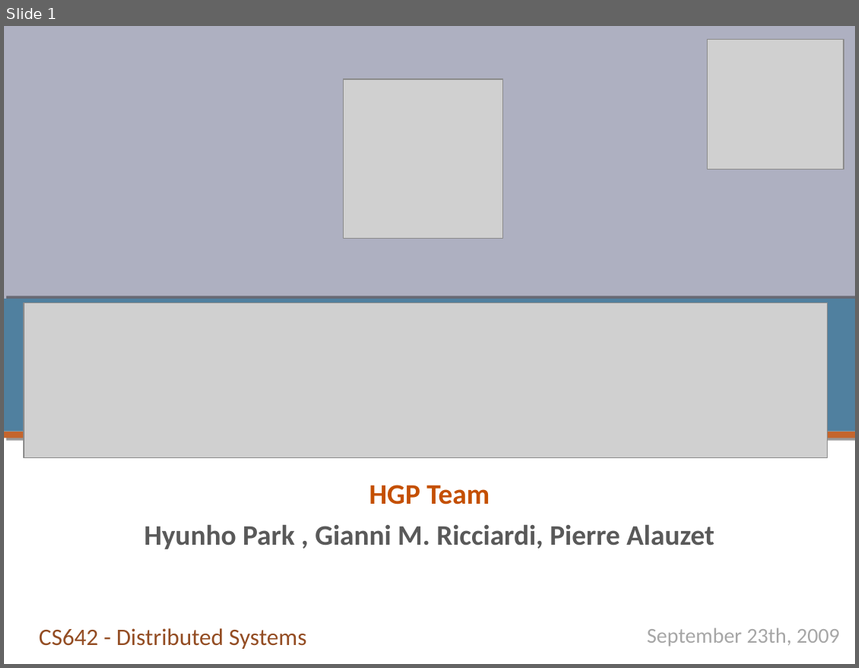
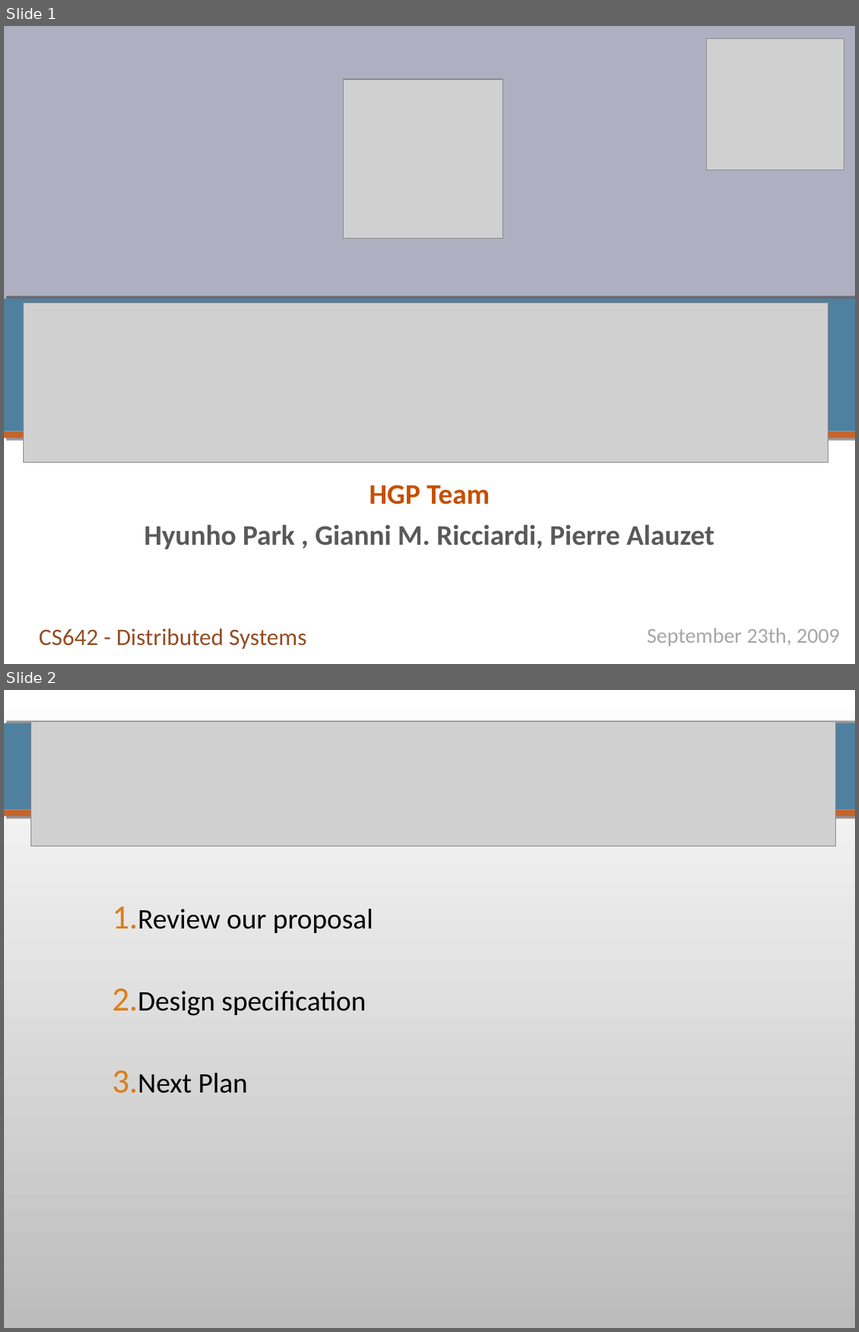
Before and after one commit to pierrealauzet/skemasnet, a slide deck: 2_design/CS462_Skemasnet_design_v2.ppt. Shown one above the other, each under a label of ours: slide 1 before the commit, slides 1 and 2 after it. The pictures are 859x668 and 859x1332 pixels, drawn with LibreOffice and Linux fonts; fonts in the diff are those of the drawing; grey boxes stand for pictures. Boxes give left, top, right and bottom in pixels: in the first picture for what was removed or moved away, otherwise in the second. Text is boxed around its words. In the diff, an @@ line names an element or a change of style, - is before the commit and + after.

```diff
--- a/2_design/CS462_Skemasnet_design_v2.ppt
+++ b/2_design/CS462_Skemasnet_design_v2.ppt
@@ slide 2 added at [4,690,855,1328], background gradient #BCBCBC to #FFFFFF @@
@@ rectangle added at [4,723,855,810], fill #50809F @@
@@ picture added at [31,721,835,846] @@
@@ rectangle added at [4,810,855,817], fill #C4652D @@
@@ text added at [138,909,373,1094], 24 pt, text #000000 @@
+1. Review our proposal
+2. Design specification
+3. Next Plan
@@ slide 1 changed as well @@
@@ picture: place and size @@
-picture at [24,303,827,458]
+picture at [24,303,828,461]
```
Also in this commit, not shown: 2 other slides changed, 3 other slides added, 5 slides removed.
